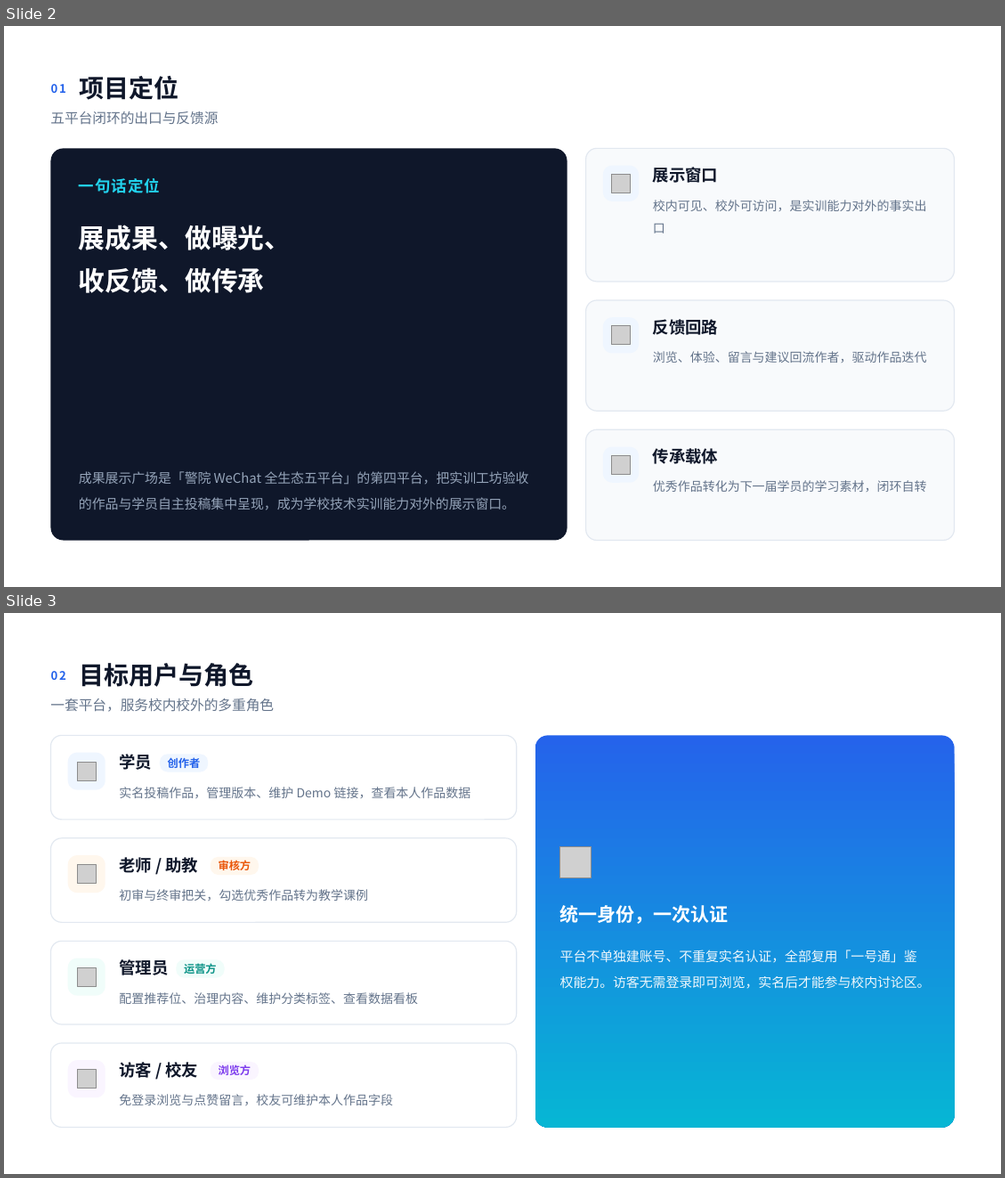
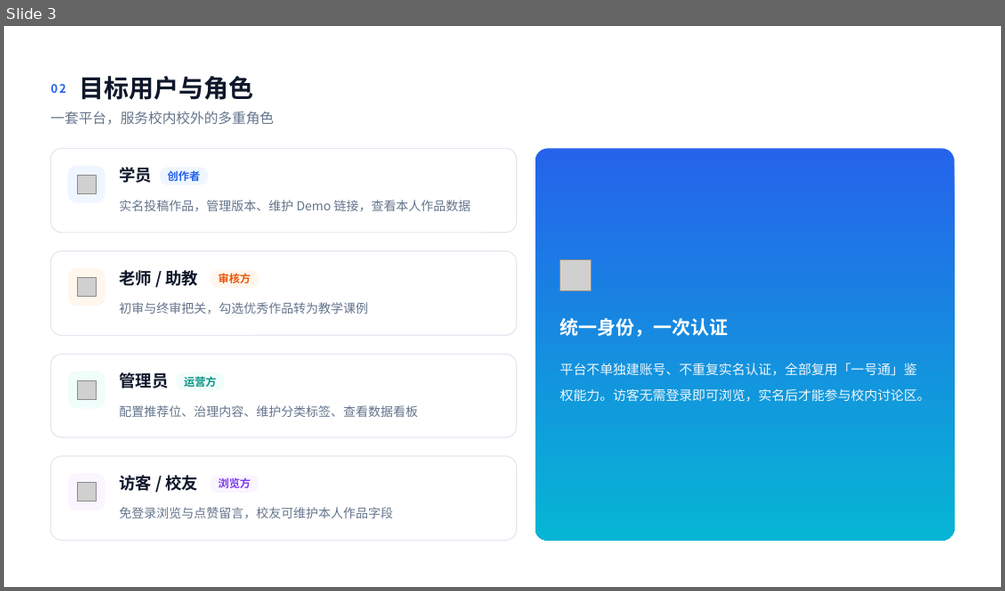
Before and after one commit to DRINKDOLL/DRNKDOLL, a slide deck: output/成果展示广场演示/成果展示广场.pptx. Shown one above the other, each under a label of ours: slides 2 and 3 before the commit, slide 3 after it. The pictures are 1005x1178 and 1005x591 pixels, drawn with LibreOffice and Linux fonts; fonts in the diff are those of the drawing; grey boxes stand for pictures. Boxes give left, top, right and bottom in pixels: in the first picture for what was removed or moved away, otherwise in the second. Text is boxed around its words. In the diff, an @@ line names an element or a change of style, - is before the commit and + after.

```diff
--- a/output/成果展示广场演示/成果展示广场.pptx
+++ b/output/成果展示广场演示/成果展示广场.pptx
@@ slide 2 removed at [4, 26, 1001, 587], background #FFFFFF @@
@@ text removed at [80, 76, 179, 100] @@
-项目定位
@@ text removed at [51, 84, 66, 93] @@
-01
@@ text removed at [50, 111, 218, 124] @@
-五平台闭环的出口与反馈源
@@ rounded rectangle removed at [50, 149, 567, 540] @@
@@ rounded rectangle removed at [586, 149, 955, 281] @@
@@ text removed at [79, 178, 160, 193] @@
-一句话定位
@@ rounded rectangle removed at [603, 165, 639, 201] @@
@@ picture removed at [611, 174, 630, 192] @@
@@ text removed at [653, 167, 718, 183] @@
-展示窗口
@@ text removed at [653, 200, 927, 233] @@
-校内可见、校外可访问，是实训能力对外的事实出口
@@ text removed at [79, 224, 291, 293] @@
-展成果、做曝光、
-收反馈、做传承
@@ rounded rectangle removed at [586, 300, 955, 411] @@
@@ rounded rectangle removed at [603, 318, 639, 354] @@
@@ text removed at [653, 319, 718, 335] @@
-反馈回路
@@ picture removed at [611, 326, 630, 345] @@
@@ text removed at [653, 351, 927, 362] @@
-浏览、体验、留言与建议回流作者，驱动作品迭代
@@ rounded rectangle removed at [586, 430, 955, 540] @@
@@ rounded rectangle removed at [603, 446, 639, 483] @@
@@ text removed at [653, 448, 718, 464] @@
-传承载体
@@ text removed at [79, 471, 529, 510] @@
-成果展示广场是「警院 WeChat 全生态五平台」的第四平台，把实训工坊验收的作品与学员自主投稿集中呈现，成为学校技术实训能力对外的展示窗口。
@@ picture removed at [611, 455, 630, 474] @@
@@ text removed at [653, 480, 927, 491] @@
-优秀作品转化为下一届学员的学习素材，闭环自转
```
Also in this commit, not shown: 1 slide changed, 1 slide added, 37 other files.
